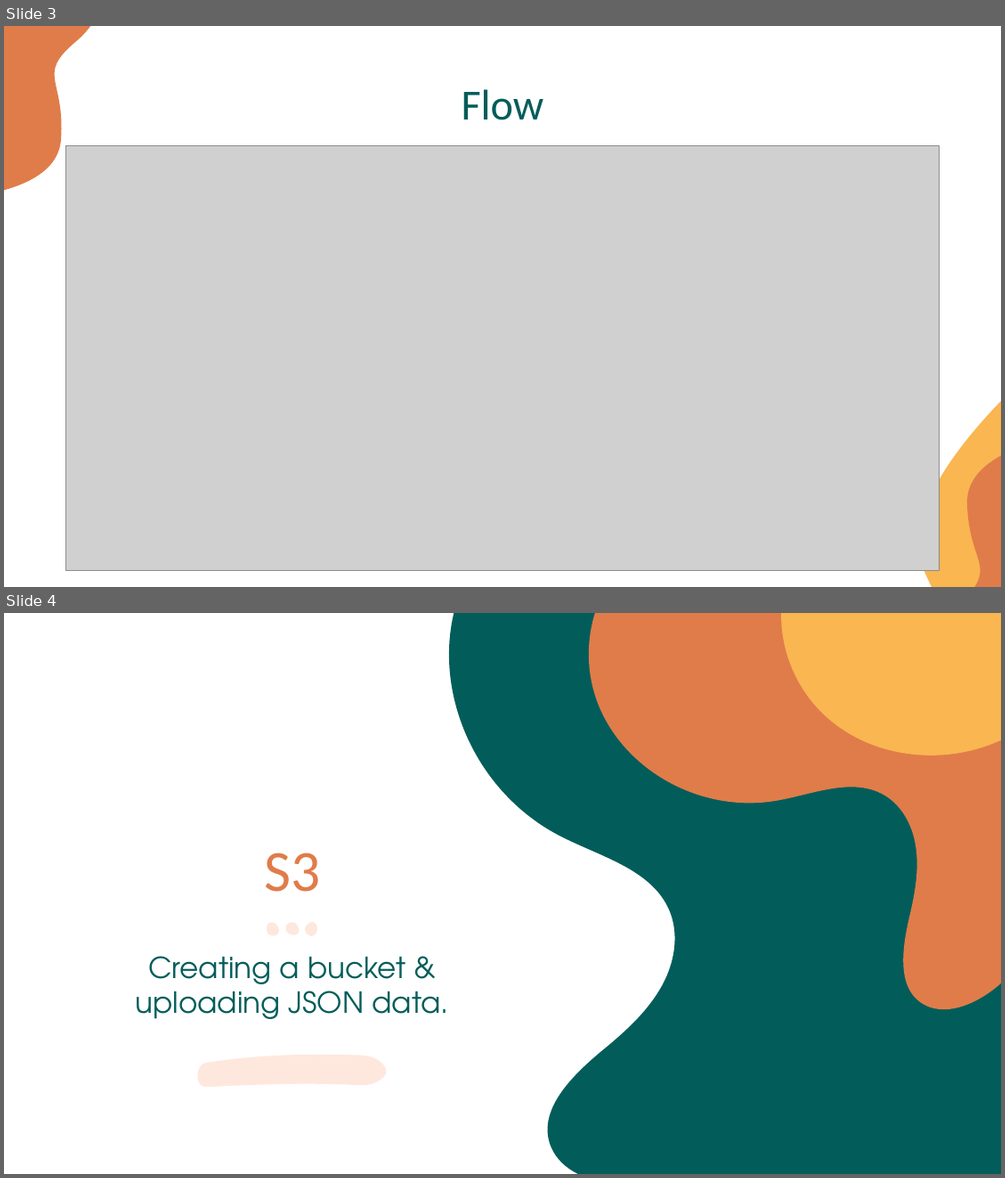
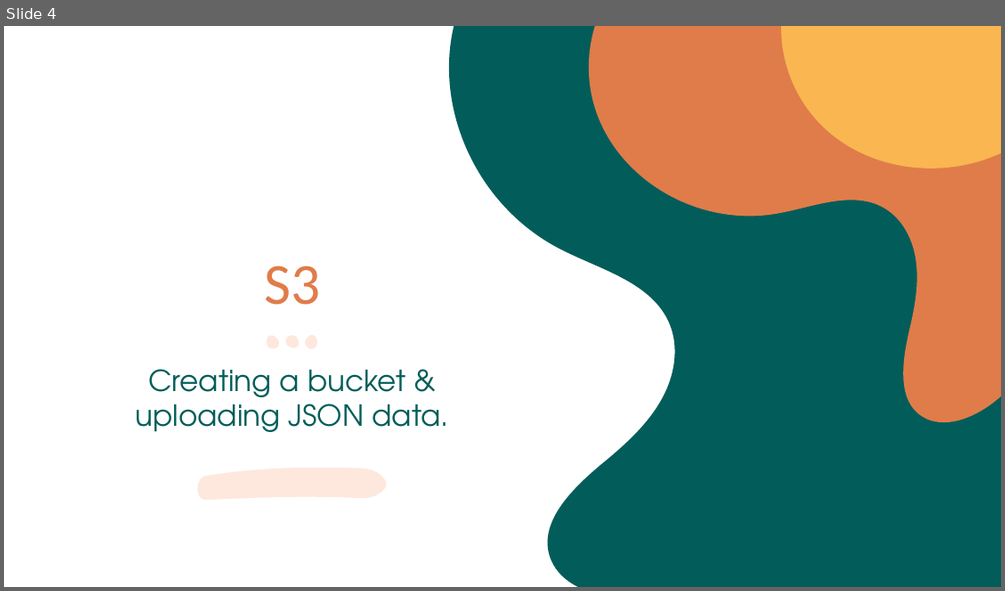
Before and after one commit to wencakisa/django-meetup-serverless, a slide deck: resources/presentation.pptx. Shown one above the other, each under a label of ours: slides 3 and 4 before the commit, slide 4 after it. The pictures are 1005x1178 and 1005x591 pixels, drawn with LibreOffice and Linux fonts; fonts in the diff are those of the drawing; grey boxes stand for pictures. Boxes give left, top, right and bottom in pixels: in the first picture for what was removed or moved away, otherwise in the second. Text is boxed around its words. In the diff, an @@ line names an element or a change of style, - is before the commit and + after.

```diff
--- a/resources/presentation.pptx
+++ b/resources/presentation.pptx
@@ slide 3 removed at (x1=4, y1=26, x2=1001, y2=587), background #FFFFFF @@
@@ freeform shape removed at (x1=4, y1=26, x2=103, y2=198) @@
@@ title removed at (x1=461, y1=89, x2=544, y2=120) @@
-Flow
@@ picture removed at (x1=65, y1=145, x2=939, y2=571) @@
@@ freeform shape removed at (x1=918, y1=292, x2=1001, y2=587) @@
@@ freeform shape removed at (x1=921, y1=435, x2=1001, y2=587) @@
```
Also in this commit, not shown: 4 slides changed, 8 slides added.
